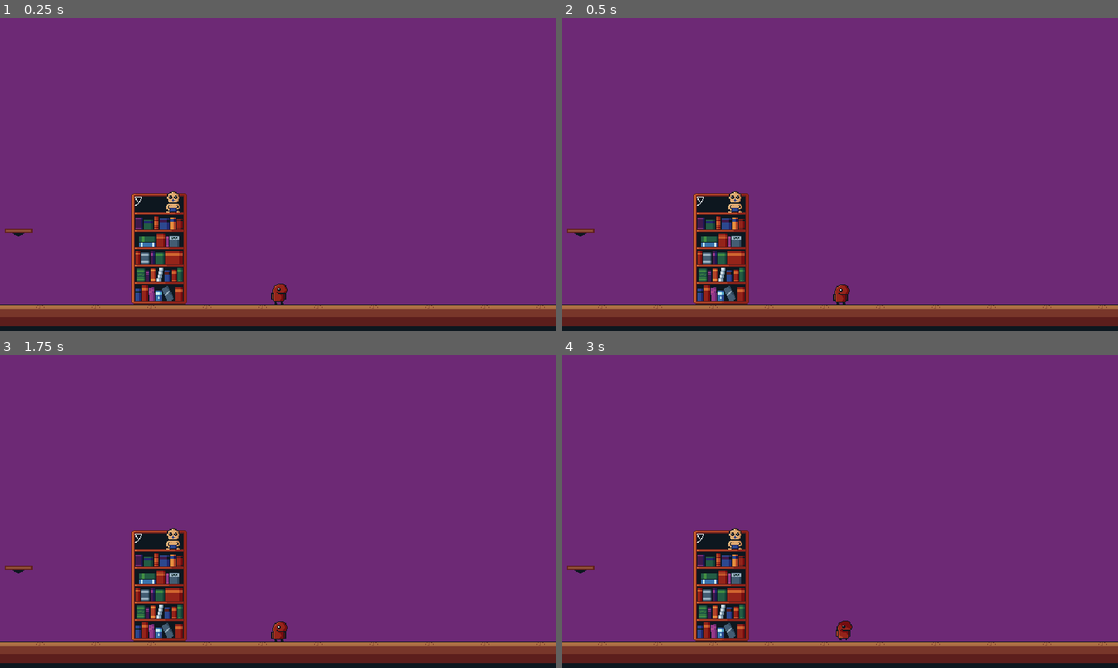
Above: before the commit, frames 1-4 (two rows, left to right).
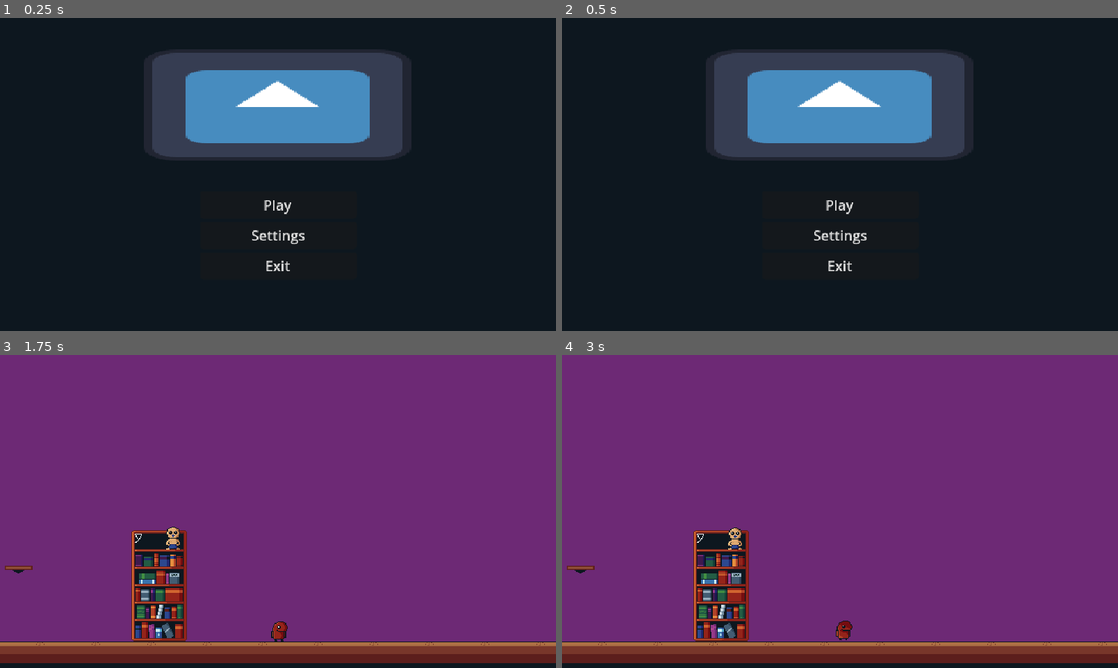
Above: after the commit, the same moments.

Repository: KilpikonnanKerma/ctc
Game: Godot game, scene res://scenes/main_menu.tscn
Same seed, same stepped clock (60 frames per second), same inputs: the game is played once before the commit and once after it. Before the commit the project starts from res://scenes/scene_1.tscn. The engine's default icon, where the game draws it, is replaced by a stand-in: a white triangle on a blue panel in a dark square.
Inputs (mouse positions are in pixels of both pictures, inside the frame that each line leads up to):
- Up to frame 1 (0.25 s): no input
- Up to frame 2 (0.5 s): no input
- Up to frame 3 (1.75 s): click (278, 570) at 0.5 s, where only the run after the commit has a clickable "Settings"; click (278, 542) at 1.25 s, where only the run after the commit has a clickable "Play"
- Up to frame 4 (3 s): hold Shift (run) 2.03-2.78 s; hold D (mv_right) from 2.03 s (still down); tap W (hide) at 2.1 s; tap Space (jump) at 2.27 s; tap Shift (run) at 2.85 s

The runs differ from the first frame. In frame 1, 97% of the frame differs, in the area x 0-100%, y 0-99%; in frame 2, 97%; in frame 3, 0.1%; in frame 4, less than 0.1%.

Commit message:
main menu

Diff:
--- a/project.godot
+++ b/project.godot
@@ -11,7 +11,7 @@
 [application]
 
 config/name="platform"
-run/main_scene="res://scenes/scene_1.tscn"
+run/main_scene="res://scenes/main_menu.tscn"
 config/features=PackedStringArray("4.3", "Forward Plus")
 run/max_fps=60
 config/icon="res://icon.svg"
--- a/scenes/baby_01.tscn
+++ b/scenes/baby_01.tscn
@@ -1,5 +1,6 @@
-[gd_scene load_steps=7 format=3 uid="uid://d2yg68dgyqq4u"]
+[gd_scene load_steps=8 format=3 uid="uid://d2yg68dgyqq4u"]
 
+[ext_resource type="Script" path="res://scripts/baby.gd" id="1_elahu"]
 [ext_resource type="Texture2D" uid="uid://dvidflp0an77h" path="res://sprites/Props/baby01_idle_00.png" id="1_ipis8"]
 [ext_resource type="Texture2D" uid="uid://dgl5nuflbyman" path="res://sprites/Props/baby01_idle_00tall.png" id="2_1g13w"]
 [ext_resource type="Texture2D" uid="uid://tgr08aj68r0e" path="res://sprites/Props/baby01_idle_01alt.png" id="3_03kvh"]
@@ -41,13 +42,14 @@
 size = Vector2(26, 25)
 
 [node name="CharacterBody2D" type="CharacterBody2D" groups=["Eatable"]]
+script = ExtResource("1_elahu")
 
 [node name="AnimatedSprite2D" type="AnimatedSprite2D" parent="."]
 z_index = -1
 sprite_frames = SubResource("SpriteFrames_3puc1")
 animation = &"baby_idle"
 frame = 7
-frame_progress = 0.37433
+frame_progress = 0.919433
 speed_scale = 0.8
 
 [node name="CollisionShape2D" type="CollisionShape2D" parent="."]
--- /dev/null
+++ b/scenes/main_menu.tscn
@@ -0,0 +1,41 @@
+[gd_scene load_steps=3 format=3 uid="uid://2klabotp2kbt"]
+
+[ext_resource type="Script" path="res://scripts/main_menu.gd" id="1_7b8vk"]
+[ext_resource type="Texture2D" uid="uid://bythoa77boohw" path="res://icon.svg" id="2_2ymgx"]
+
+[node name="MainMenu" type="Control"]
+layout_mode = 3
+anchors_preset = 15
+anchor_right = 1.0
+anchor_bottom = 1.0
+grow_horizontal = 2
+grow_vertical = 2
+script = ExtResource("1_7b8vk")
+
+[node name="VBoxContainer" type="VBoxContainer" parent="."]
+layout_mode = 0
+offset_left = 230.0
+offset_top = 180.0
+offset_right = 410.0
+offset_bottom = 320.0
+alignment = 1
+
+[node name="Start" type="Button" parent="VBoxContainer"]
+layout_mode = 2
+text = "Play"
+
+[node name="Settings" type="Button" parent="VBoxContainer"]
+layout_mode = 2
+text = "Settings"
+
+[node name="Exit" type="Button" parent="VBoxContainer"]
+layout_mode = 2
+text = "Exit"
+
+[node name="Sprite2D" type="Sprite2D" parent="VBoxContainer"]
+position = Vector2(89, -80)
+scale = Vector2(2.4, 1)
+texture = ExtResource("2_2ymgx")
+
+[connection signal="button_down" from="VBoxContainer/Start" to="." method="_on_StartButton_pressed"]
+[connection signal="button_down" from="VBoxContainer/Exit" to="." method="_on_Exit_pressed"]
--- a/scenes/player.tscn
+++ b/scenes/player.tscn
@@ -274,12 +274,9 @@
 [node name="AnimatedSprite2D" type="AnimatedSprite2D" parent="."]
 texture_filter = 1
 sprite_frames = SubResource("SpriteFrames_hunum")
-animation = &"eat01"
-frame = 15
-frame_progress = 0.324717
+animation = &"idle"
 
 [node name="CollisionShape2D" type="CollisionShape2D" parent="."]
-visible = false
 position = Vector2(1.25, 2.25)
 shape = SubResource("RectangleShape2D_o58d1")
 
--- a/scenes/scene_1.tscn
+++ b/scenes/scene_1.tscn
@@ -11,16 +11,16 @@
 [ext_resource type="PackedScene" uid="uid://d2yg68dgyqq4u" path="res://scenes/baby_01.tscn" id="9_tywij"]
 
 [sub_resource type="RectangleShape2D" id="RectangleShape2D_fjyij"]
-size = Vector2(1146, 28.5)
+size = Vector2(1197, 28.5)
 
 [sub_resource type="RectangleShape2D" id="RectangleShape2D_rnv31"]
 size = Vector2(77, 910.5)
 
 [sub_resource type="RectangleShape2D" id="RectangleShape2D_xrhk8"]
-size = Vector2(36.9688, 9.75905)
+size = Vector2(34, 9.75905)
 
 [sub_resource type="RectangleShape2D" id="RectangleShape2D_a6nti"]
-size = Vector2(65, 6)
+size = Vector2(62, 6)
 
 [sub_resource type="Environment" id="Environment_ehrrk"]
 background_mode = 3
@@ -106,7 +106,7 @@
 [node name="CollisionPolygon2D" type="CollisionPolygon2D" parent="ml_01/bed"]
 position = Vector2(-79, 23)
 scale = Vector2(1, 1.001)
-polygon = PackedVector2Array(78, -0.998993, -47, 0.998993, -47, -4.995, -22, -4.995, -20, -2)
+polygon = PackedVector2Array(78, -0.998993, -47, 0.998993, -47, -4.995, -29, -5.99402, -17, -0.998993)
 one_way_collision = true
 
 [node name="Bed01" type="Sprite2D" parent="ml_01/bed"]
@@ -131,7 +131,7 @@
 position = Vector2(30, 0)
 
 [node name="CollisionShape2D" type="CollisionShape2D" parent="ml_01/platform2"]
-position = Vector2(-179, -124)
+position = Vector2(-177, -124)
 shape = SubResource("RectangleShape2D_a6nti")
 one_way_collision = true
 
@@ -139,7 +139,7 @@
 position = Vector2(30, -44)
 
 [node name="CollisionShape2D" type="CollisionShape2D" parent="ml_01/platform3"]
-position = Vector2(-179, -102)
+position = Vector2(-180, -102)
 shape = SubResource("RectangleShape2D_a6nti")
 one_way_collision = true
 
@@ -150,7 +150,7 @@
 position = Vector2(1169, 415)
 
 [node name="CollisionShape2D" type="CollisionShape2D" parent="ml_02"]
-position = Vector2(29, -6.75)
+position = Vector2(3.5, -6.75)
 shape = SubResource("RectangleShape2D_fjyij")
 
 [node name="Background" type="Sprite2D" parent="ml_02"]
--- a/scripts/baby.gd
+++ b/scripts/baby.gd
@@ -8,5 +8,5 @@
 
 
 # Called every frame. 'delta' is the elapsed time since the previous frame.
-func _process(delta: float) -> void:
+func _process(delta: float):
 	baby.play("baby_idle")
--- /dev/null
+++ b/scripts/main_menu.gd
@@ -0,0 +1,14 @@
+extends Control
+
+# Called when the node enters the scene tree for the first time.
+func _ready() -> void:
+	pass # Replace with function body.
+
+func _on_StartButton_pressed():
+	get_tree().change_scene_to_file("res://scenes/scene_1.tscn")
+
+func _on_SettingsButton_pressed():
+	pass
+
+func _on_Exit_pressed():
+	get_tree().quit()
--- a/scripts/player.gd
+++ b/scripts/player.gd
@@ -1,7 +1,7 @@
 extends CharacterBody2D
 
 @export_range(0,1) var acceleration = 0.1
-@export_range(0,1) var deceleration = 0.25
+@export_range(0,1) var deceleration = 0.5
 
 @onready var player = $AnimatedSprite2D
 
@@ -28,7 +28,6 @@
 	add_child(hide_timer)
 	hide_timer.one_shot = true
 	hide_timer.connect("timeout", Callable(self, "_on_hide_transition_finished"))
-
 	player.animation_finished.connect(Callable(self, "_on_animation_finished"))
 
 func _physics_process(delta: float) -> void:
@@ -83,7 +82,7 @@
 			velocity.x = 0
 			state = PlayerState.EATING
 			player.play("eat01")
-			hide_timer.start(2.7)
+			hide_timer.start(2.5)
 			return
 
 		PlayerState.EATING:
Not shown, added: scenes/sce91C9.tmp
Not shown, added: scenes/sceA4CD.tmp
Not shown, added: scenes/sceC8C2.tmp
